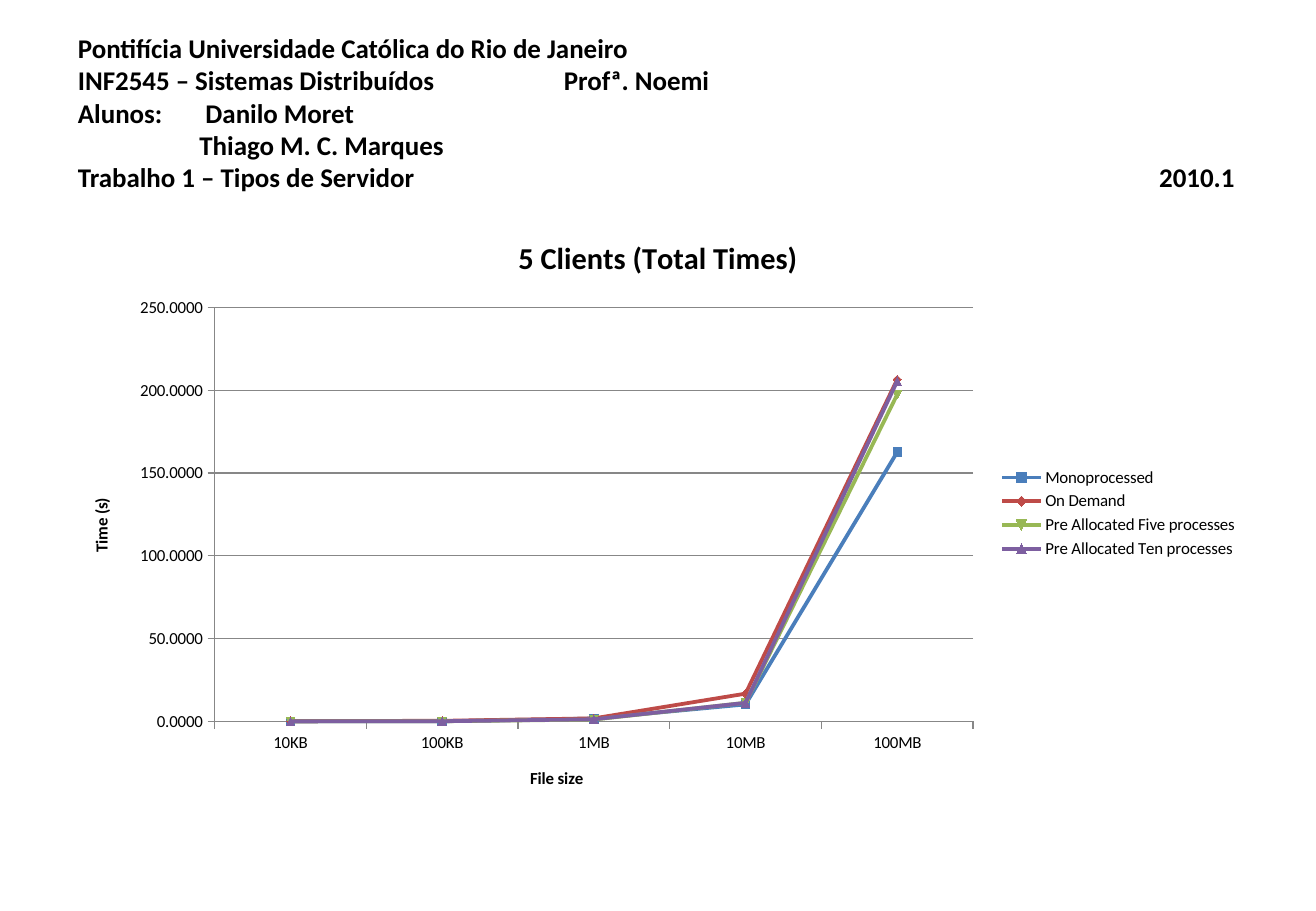
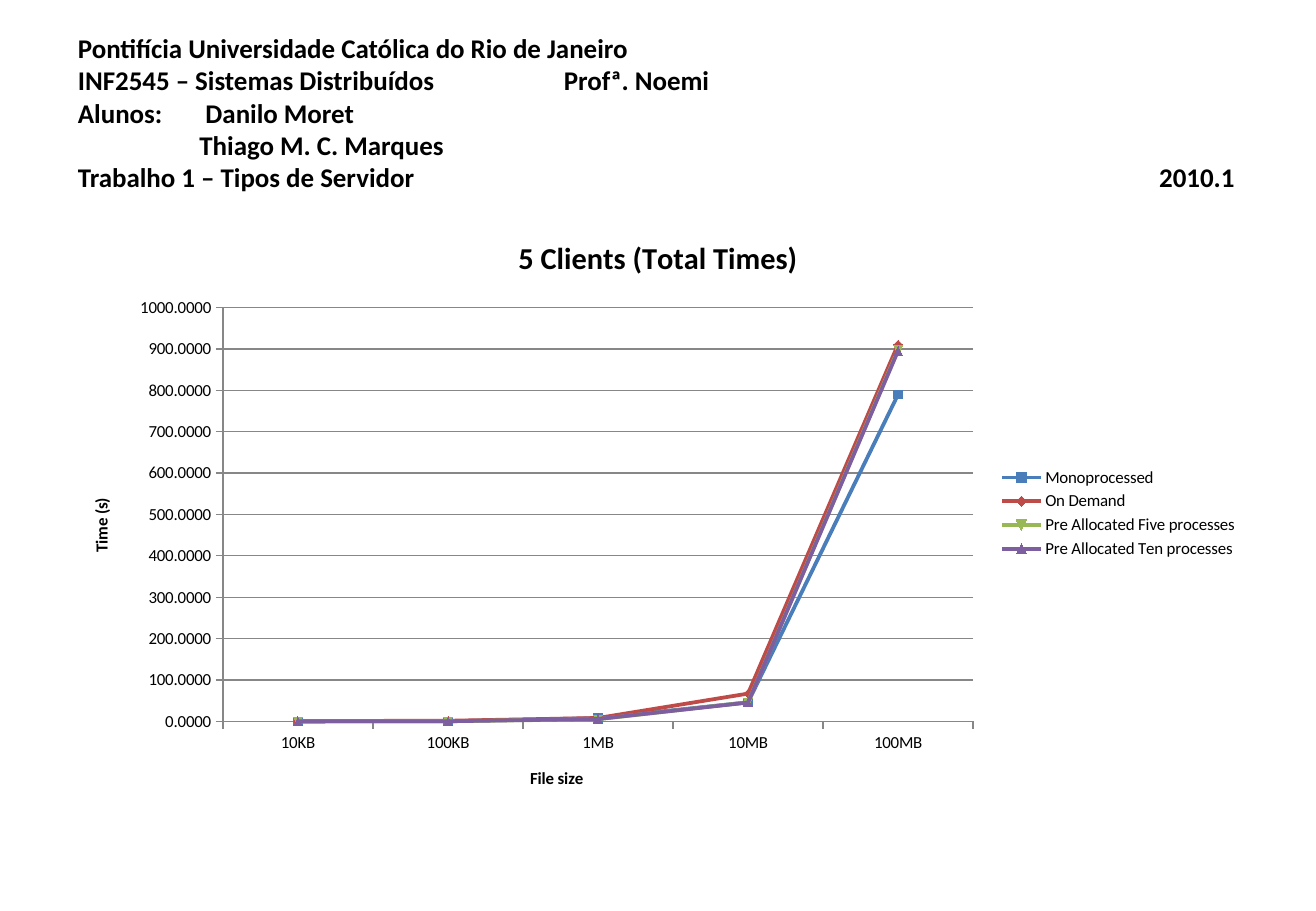
Before and after one commit to moret/puc-sd-trab1-marques-moret, a slide deck: slide 22 of graphs-moret.pptx. Drawn at 1316x911 pixels with LibreOffice and Linux fonts; fonts in the diff are those of the drawing. Boxes give left, top, right and bottom in pixels: in the first picture for what was removed or moved away, otherwise in the second. Text is boxed around its words. In the diff, an @@ line names an element or a change of style, - is before the commit and + after.

```diff
--- a/graphs-moret.pptx
+++ b/graphs-moret.pptx
@@ line chart at (66, 213, 1250, 814) @@
@@ Monoprocessed, 1MB: 2 to 10 @@
@@ Monoprocessed, 10MB: 10 to 50 @@
@@ Monoprocessed, 100MB: 163 to 790 @@
@@ On Demand, 1MB: 2 to 10 @@
@@ On Demand, 10MB: 17 to 70 @@
@@ On Demand, 100MB: 207 to 910 @@
@@ Pre Allocated Five processes, 1MB: 1 to 10 @@
@@ Pre Allocated Five processes, 10MB: 11 to 50 @@
@@ Pre Allocated Five processes, 100MB: 198 to 900 @@
@@ Pre Allocated Ten processes, 1MB: 1 to 10 @@
@@ Pre Allocated Ten processes, 10MB: 11 to 50 @@
@@ Pre Allocated Ten processes, 100MB: 206 to 900 @@
```
Also in this commit, not shown: 1 other file.
